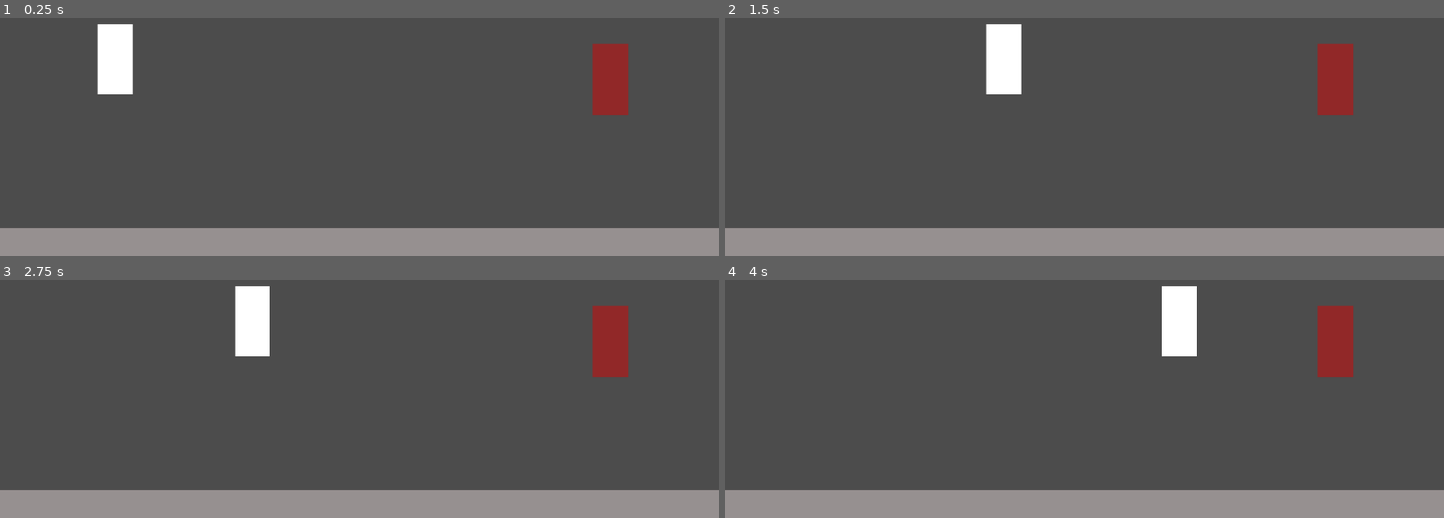
Above: before the commit, frames 1-4 (two rows, left to right).
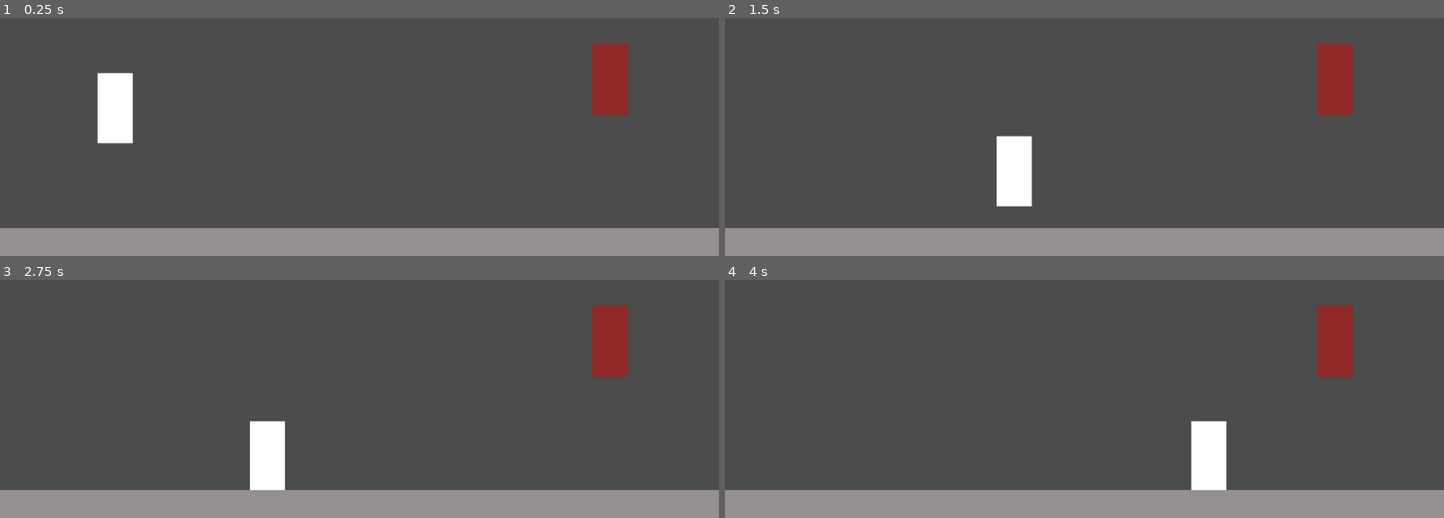
Above: after the commit, the same moments.

Repository: sredna43/gameoff2020
Game: Godot game, scene res://scenes/levels/TestWorld.tscn
Two runs of this game, one before a commit and one after it. Both use one fixed random seed, a clock stepped at 60 frames per second and the inputs below.
Inputs:
- Up to frame 1 (0.25 s): no input
- Up to frame 2 (1.5 s): hold W (player_jump) 0.53-1.28 s; hold D (player_right) from 0.53 s (still down); tap W (player_jump) at 1.35 s
- Up to frame 3 (2.75 s): tap W (player_jump) at 1.52, 1.82 s; release D (player_right) at 2.03 s; hold A (player_left) from 2.03 s (still down); hold W (player_jump) from 2.03 s (still down)
- Up to frame 4 (4 s): release A (player_left) at 2.78 s; release W (player_jump) at 2.78 s; hold D (player_right) from 2.78 s (still down); tap W (player_jump) at 2.85, 3.02, 3.32 s; hold W (player_jump) from 3.53 s (still down)

The runs differ from the first frame. In frame 1, 2.1% of the frame differs, in the area x 13-19%, y 2-53%; in frame 2, 3.0%, in the area x 36-43%, y 2-80%; in frame 3, 2.9%; in frame 4, 2.9%.

Commit message:
feat: Added jumping

Diff:
--- a/Godot/project.godot
+++ b/Godot/project.godot
@@ -56,6 +56,12 @@
 , Object(InputEventJoypadButton,"resource_local_to_scene":false,"resource_name":"","device":0,"button_index":0,"pressure":0.0,"pressed":false,"script":null)
  ]
 }
+player_down={
+"deadzone": 0.5,
+"events": [ Object(InputEventKey,"resource_local_to_scene":false,"resource_name":"","device":0,"alt":false,"shift":false,"control":false,"meta":false,"command":false,"pressed":false,"scancode":83,"unicode":0,"echo":false,"script":null)
+, Object(InputEventJoypadMotion,"resource_local_to_scene":false,"resource_name":"","device":0,"axis":1,"axis_value":1.0,"script":null)
+ ]
+}
 player_shoot={
 "deadzone": 0.5,
 "events": [ Object(InputEventKey,"resource_local_to_scene":false,"resource_name":"","device":0,"alt":false,"shift":false,"control":false,"meta":false,"command":false,"pressed":false,"scancode":32,"unicode":0,"echo":false,"script":null)
--- a/Godot/scenes/player/Player.tscn
+++ b/Godot/scenes/player/Player.tscn
@@ -1,9 +1,11 @@
-[gd_scene load_steps=6 format=2]
+[gd_scene load_steps=8 format=2]
 
 [ext_resource path="res://scenes/player/scripts/controller.gd" type="Script" id=1]
 [ext_resource path="res://scenes/player/scripts/state_machine/states/walk.gd" type="Script" id=2]
 [ext_resource path="res://scenes/player/scripts/state_machine/player_fsm.gd" type="Script" id=3]
 [ext_resource path="res://scenes/player/scripts/state_machine/states/idle.gd" type="Script" id=4]
+[ext_resource path="res://scenes/player/scripts/state_machine/states/jump.gd" type="Script" id=5]
+[ext_resource path="res://scenes/player/scripts/state_machine/states/air.gd" type="Script" id=6]
 
 [sub_resource type="CapsuleShape2D" id=1]
 
@@ -23,6 +25,12 @@
 [node name="Walk" type="Node2D" parent="States"]
 script = ExtResource( 2 )
 
+[node name="Jump" type="Node2D" parent="States"]
+script = ExtResource( 5 )
+
+[node name="Air" type="Node2D" parent="States"]
+script = ExtResource( 6 )
+
 [node name="CollisionShape2D" type="CollisionShape2D" parent="."]
 shape = SubResource( 1 )
 
@@ -34,3 +42,13 @@
 __meta__ = {
 "_edit_use_anchors_": false
 }
+
+[node name="Timers" type="Node" parent="."]
+
+[node name="JumpTimer" type="Timer" parent="Timers"]
+wait_time = 0.06
+one_shot = true
+
+[node name="GroundTimer" type="Timer" parent="Timers"]
+wait_time = 0.06
+one_shot = true
--- a/Godot/scenes/player/scripts/controller.gd
+++ b/Godot/scenes/player/scripts/controller.gd
@@ -7,8 +7,11 @@
 # Player Movement (Variables)
 export var walk_speed: float = 250
 export var run_speed: float = 350
+export var air_speed: float = 300
 export var gravity: float = 40
+export var terminal_velocity: float = 700
 export var jump_power: float = 400
+export var air_resistance: float = 0.05
 var velocity: Vector2 = Vector2.ZERO
 var vx: float = 0 setget _set_vx, _get_vx
 var vy: float = 0 setget _set_vy, _get_vy
@@ -17,6 +20,11 @@
 var horizontal_input: int = 0
 var vertical_input: int = 0
 
+# Timers
+onready var jump_timer: Timer = $Timers/JumpTimer
+onready var floor_timer: Timer = $Timers/GroundTimer
+var grounded: bool = false setget , _get_grounded
+var jumping: bool = false setget , _get_jumping
 
 # State Machine (Variables)
 onready var state_machine: PlayerFSM = $States
@@ -37,11 +45,20 @@
 func _update_inputs() -> void:
     horizontal_input = (
         int(Input.is_action_pressed("player_right"))
-        - int(Input.is_action_pressed("player_left"))
-    )
+        - int(Input.is_action_pressed("player_left")))
+    vertical_input = (
+        int(Input.is_action_pressed("player_jump"))
+        - int(Input.is_action_pressed("player_down")))
+
+    if Input.is_action_just_pressed("player_jump"):
+        jump_timer.start()
+    if is_on_floor():
+        velocity.y = 0
+        floor_timer.start()
 
 func apply_gravity():
-    pass
+    if velocity.y <= terminal_velocity:
+        velocity.y += gravity
 
 
 # Setters and Getters
@@ -59,3 +76,11 @@
 
 func _get_vy() -> float:
     return vy
+
+func _get_grounded() -> bool:
+    grounded = not floor_timer.is_stopped()
+    return grounded
+
+func _get_jumping() -> bool:
+    jumping = not jump_timer.is_stopped()
+    return jumping
--- a/Godot/scenes/player/scripts/state_machine/player_fsm.gd
+++ b/Godot/scenes/player/scripts/state_machine/player_fsm.gd
@@ -11,21 +11,21 @@
 
 # Initialize states dictionary
 func init_states() -> void:
-	for state in get_children():
-		if state.tag:
-			states[state.tag] = state
+    for state in get_children():
+        if state.tag:
+            states[state.tag] = state
 
 func init(p: KinematicBody2D) -> void:
-	player = p
-	init_states()
-	active_state = states.walk # remember to change to idle once implemented
-	active_state.enter(player)
+    player = p
+    init_states()
+    active_state = states.idle
+    active_state.enter(player)
 
 func run() -> void:
-	var next_state_tag
-	next_state_tag = active_state.run(player)
-	if next_state_tag:
-		change_state(next_state_tag)
+    var next_state_tag
+    next_state_tag = active_state.run(player)
+    if next_state_tag:
+        change_state(next_state_tag)
 
 #Takes in string, gets the state from dict. with corresponding tag,
 #if there is a state in the dictionary set the previous state to current state
@@ -34,9 +34,9 @@
 #set active state to next state
 #enter the active state
 func change_state(next_state_tag: String) -> void:
-	var next_state = states.get(next_state_tag)
-	if next_state:
-		previous_state_tag = active_state.tag
-		active_state.exit(player)
-		active_state = next_state
-		active_state.enter(player)
+    var next_state = states.get(next_state_tag)
+    if next_state:
+        previous_state_tag = active_state.tag
+        active_state.exit(player)
+        active_state = next_state
+        active_state.enter(player)
--- a/Godot/scenes/player/scripts/state_machine/player_state.gd
+++ b/Godot/scenes/player/scripts/state_machine/player_state.gd
@@ -7,16 +7,16 @@
 
 # Runs when the state is initialized (not entered)
 func _ready() -> void:
-	tag = name.to_lower()
+    tag = name.to_lower()
 
 # Function to be called when we enter this state
 func enter(player: KinematicBody2D) -> void:
-	pass
+    pass
 
 # Function to be called with each physics process during runtime
 func run(player: KinematicBody2D) -> String:
-	return ""
+    return ""
 
 # Function to be called as we exit the state
 func exit(player: KinematicBody2D) -> void:
-	pass
+    pass
--- /dev/null
+++ b/Godot/scenes/player/scripts/state_machine/states/air.gd
@@ -0,0 +1,18 @@
+# Anytime the player is in the air, both on the way up and the way down
+
+extends PlayerState
+
+func run(player: KinematicBody2D):
+    if player.horizontal_input != 0:
+        player.vx = player.horizontal_input * player.air_speed
+    if abs(player.vx) > 0 and player.horizontal_input == 0:
+        player.vx = lerp(player.vx, 0, player.air_resistance)
+    player.apply_gravity()
+
+    # Return next state
+    if player.is_on_floor():
+        return "idle" if player.horizontal_input == 0 else "walk"
+    if player.grounded and player.jumping:
+        return "jump"
+    player.move()
+    return ""
--- a/Godot/scenes/player/scripts/state_machine/states/idle.gd
+++ b/Godot/scenes/player/scripts/state_machine/states/idle.gd
@@ -2,6 +2,16 @@
 
 #Override run function
 func run(player: KinematicBody2D) -> String:
+    # Stop the player's motion
+    player.vx = 0
+    player.vy = 0
+    player.move()
+
+    # Return the next state
+    if not player.is_on_floor():
+        return "air"
     if player.horizontal_input != 0:
         return "walk"
+    if player.jumping:
+        return "jump"
     return ""
--- /dev/null
+++ b/Godot/scenes/player/scripts/state_machine/states/jump.gd
@@ -0,0 +1,8 @@
+# Jump state, jumps and immediately goes into air state
+
+extends PlayerState
+
+func run(player: KinematicBody2D):
+    player.vy = -player.jump_power
+    player.move()
+    return "air"
--- a/Godot/scenes/player/scripts/state_machine/states/walk.gd
+++ b/Godot/scenes/player/scripts/state_machine/states/walk.gd
@@ -3,10 +3,13 @@
 extends PlayerState
 
 func run(player: KinematicBody2D) -> String:
-	if player.horizontal_input != 0:
-		player.vx = player.horizontal_input * player.walk_speed
-	player.move()
+    if player.horizontal_input != 0:
+        player.vx = player.horizontal_input * player.walk_speed
+    player.move()
 
-	if player.horizontal_input == 0:
-		return "idle"
-	return ""
+    # Return the next state
+    if player.jumping:
+        return "jump"
+    if player.horizontal_input == 0:
+        return "idle"
+    return ""
